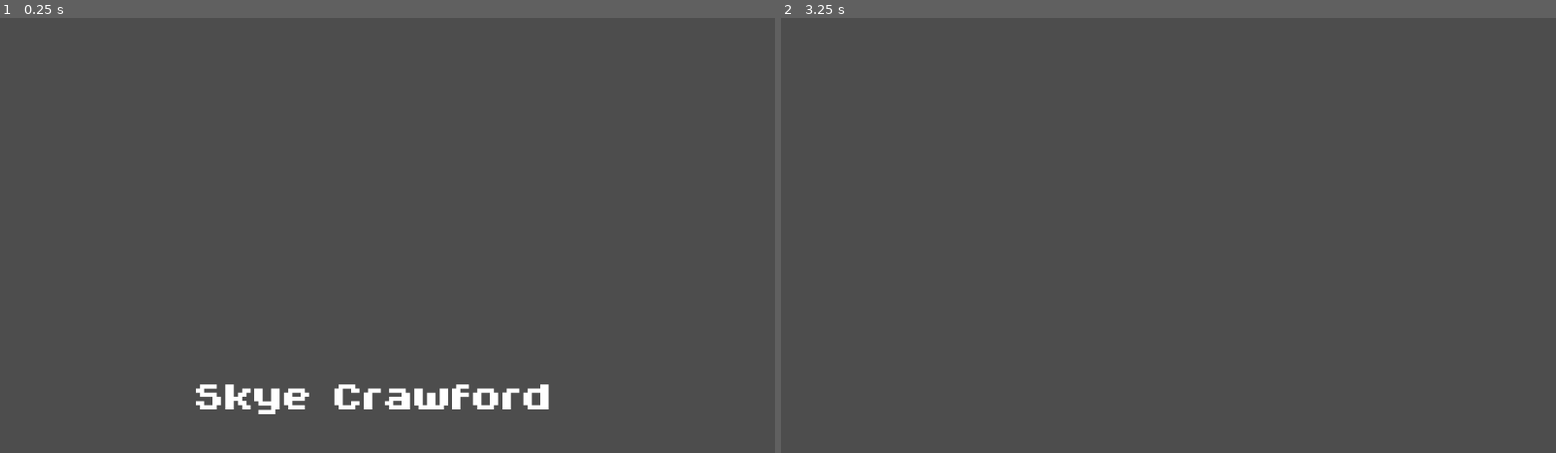
Above: before the commit, frames 1-2 (left to right).
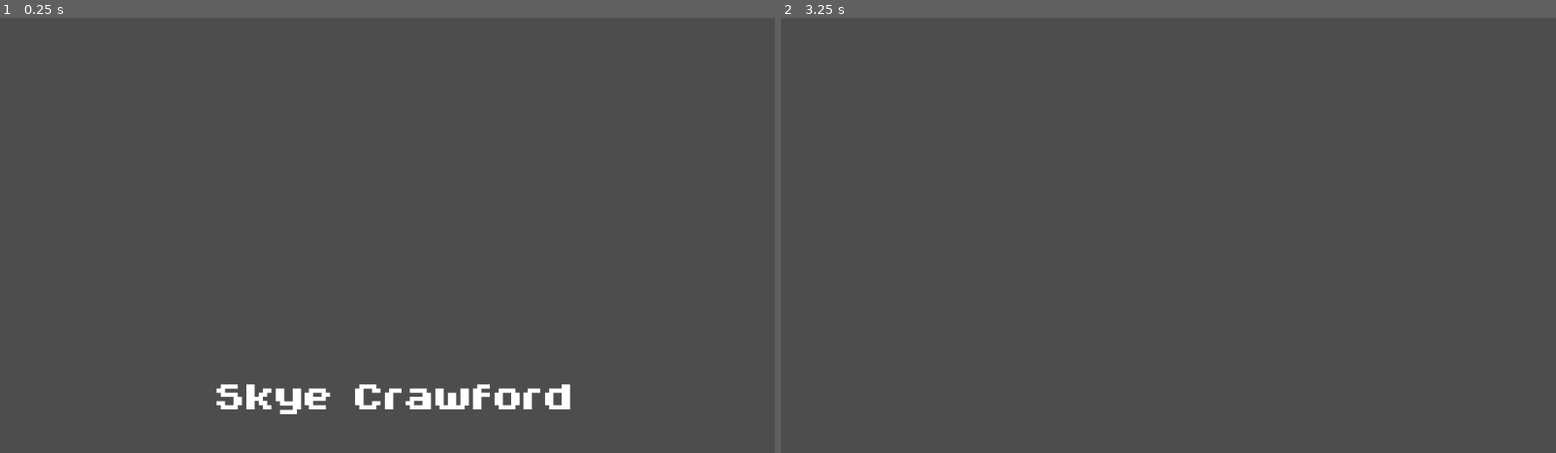
Above: after the commit, the same moments.

Repository: hayariku/Fiosh
Game: Godot game, scene res://dialogue.tscn
Same seed, same stepped clock (60 frames per second), same inputs: the game is played once before the commit and once after it. This scene is started directly instead of the project's main scene.
Inputs:
- Up to frame 1 (0.25 s): no input
- Up to frame 2 (3.25 s): tap Enter at 0.5, 2 s; hold Right (ui_right) 0.53-1.28 s; hold A (a) 0.53-1.28 s; tap D (d) at 0.8, 1.35 s; tap Space at 1.25, 2.75 s; hold Down (ui_down) 1.28-2.03 s; tap F (f) at 1.55 s; hold Right (ui_right) 2.03-2.78 s; hold F (f) 2.03-2.78 s; tap G (g) at 2.3, 2.85 s; hold Up (ui_up) from 2.78 s (still down); tap N (n) at 3.05 s

The runs differ from the first frame. In frame 1, 1.7% of the frame differs, in the area x 25-74%, y 84-92%; in frame 2, nothing differs.

Commit message:
added dialogue

Diff:
--- a/blubblubblub/dialogue.tscn
+++ b/blubblubblub/dialogue.tscn
@@ -17,5 +17,5 @@
 offset_top = 527.0
 offset_right = 822.0
 offset_bottom = 596.0
-text = "Skye Crawford"
+text = " Skye Crawford"
 label_settings = SubResource("LabelSettings_xqrrw")
Binary file removed: blubblubblub/pixilart-drawing.png
Not shown, removed: blubblubblub/pixilart-drawing.png.import
